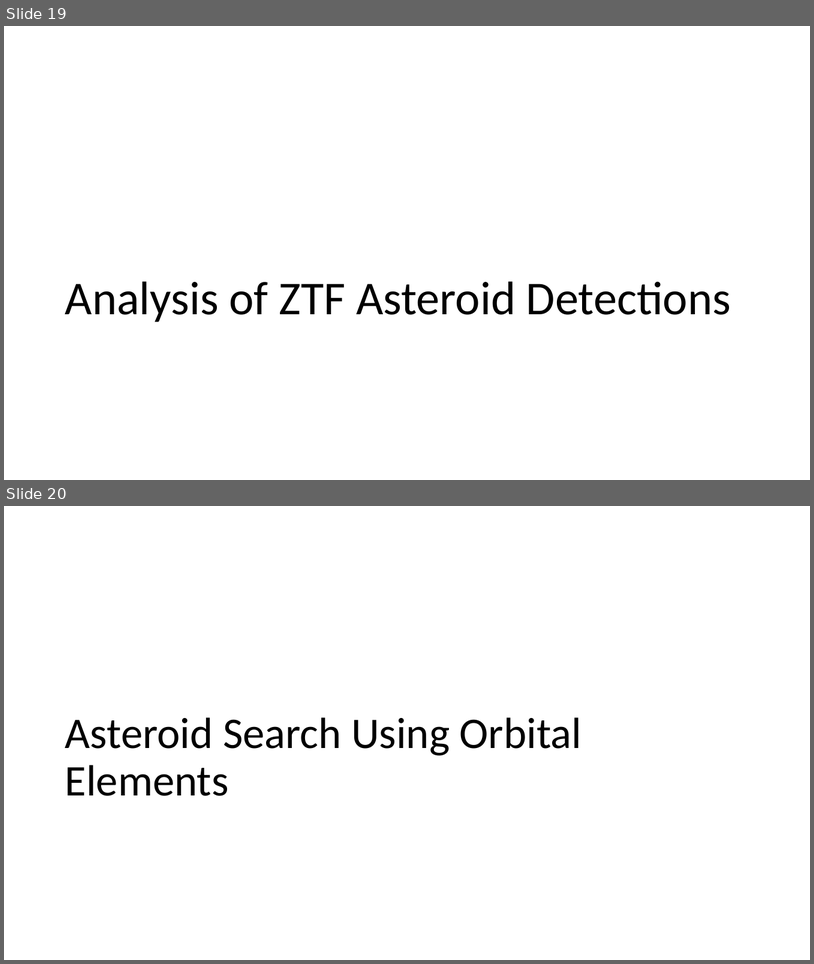
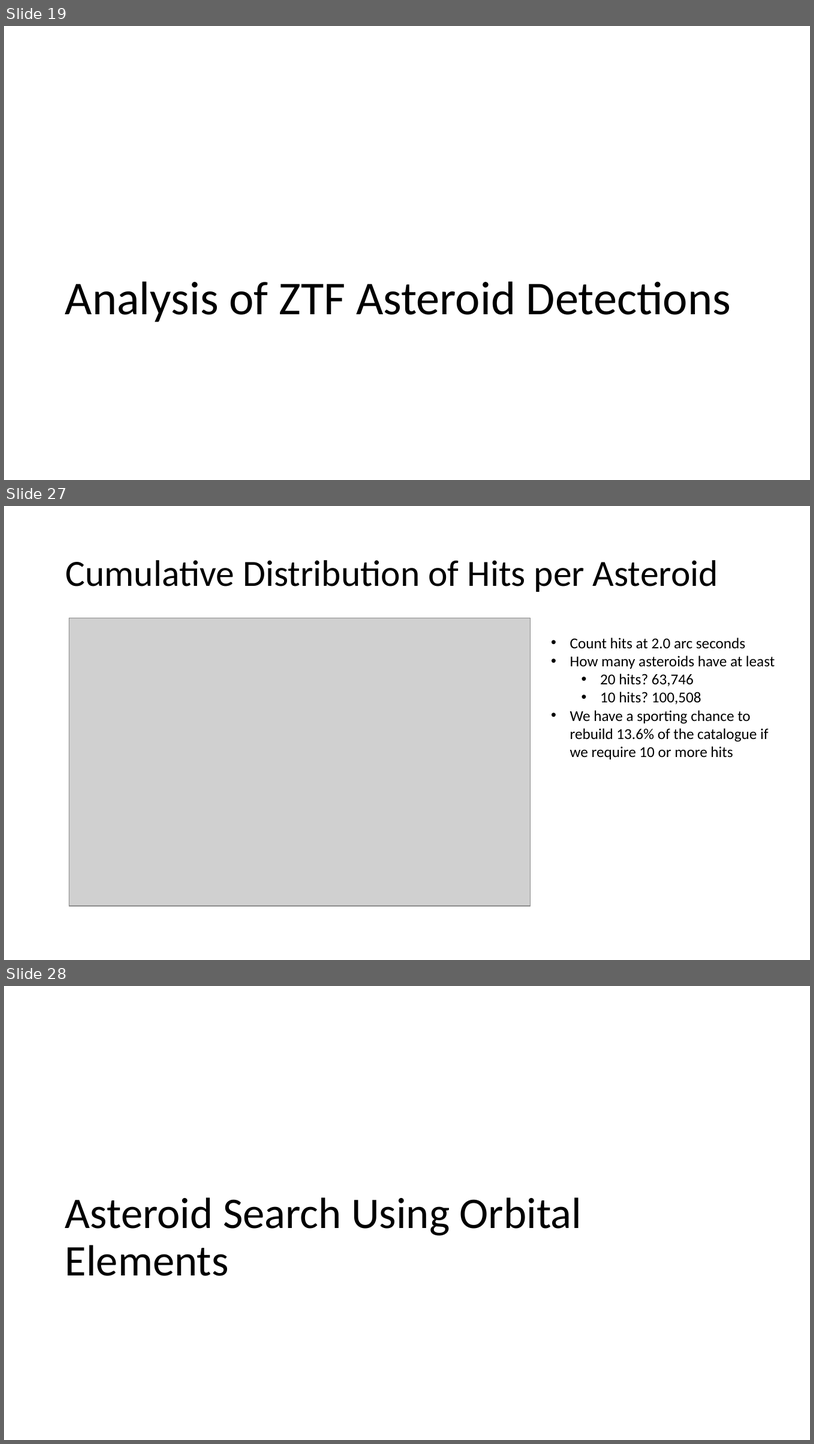
Before and after one commit to memanuel/kepler-sieve, a slide deck: thesis/kepler-sieve-slides.pptx. Shown one above the other, each under a label of ours: slides 19 and 20 before the commit, slides 19, 27 and 28 after it; the slides between them are not shown. The pictures are 814x964 and 814x1444 pixels, drawn with LibreOffice and Linux fonts; fonts in the diff are those of the drawing; grey boxes stand for pictures. Boxes give left, top, right and bottom in pixels: in the first picture for what was removed or moved away, otherwise in the second. Text is boxed around its words. In the diff, an @@ line names an element or a change of style, - is before the commit and + after.

```diff
--- a/thesis/kepler-sieve-slides.pptx
+++ b/thesis/kepler-sieve-slides.pptx
@@ slide 27 added at [4, 506, 810, 960], background #FFFFFF @@
@@ title added at [65, 560, 719, 592], 44 pt, text #000000 @@
+Cumulative Distribution of Hits per Asteroid
@@ picture added at [69, 618, 531, 906] @@
@@ text added at [570, 637, 775, 759], 18 pt, text #000000 @@
+• Count hits at 2.0 arc seconds
+• How many asteroids have at least
+  • 20 hits? 63,746
+  • 10 hits? 100,508
+• We have a sporting chance to rebuild 13.6% of the catalogue if we require 10 or more hits
@@ what was slide 20 is now slide 28 @@
```
Also in this commit, not shown: 7 other slides added.
